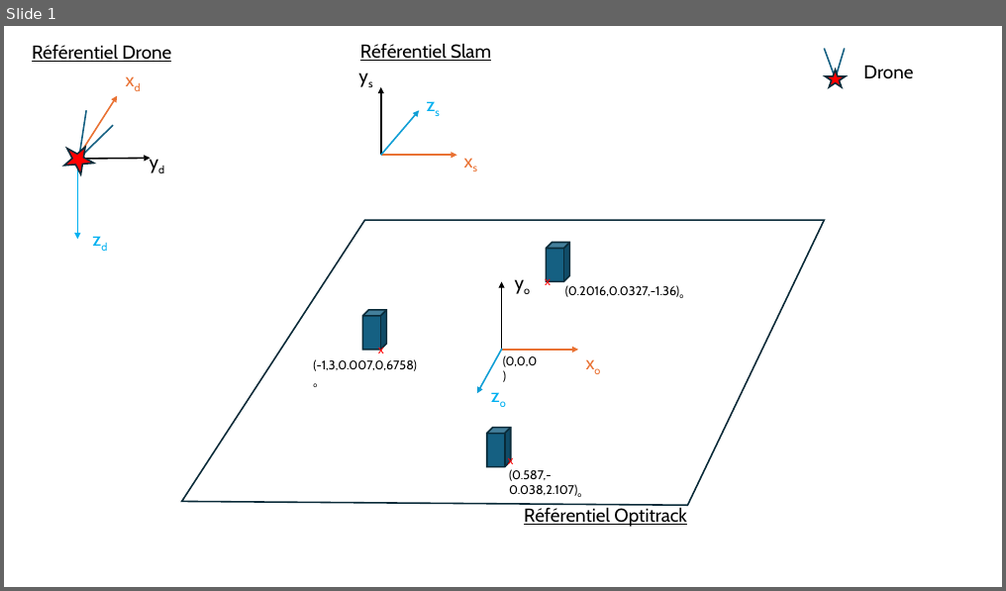
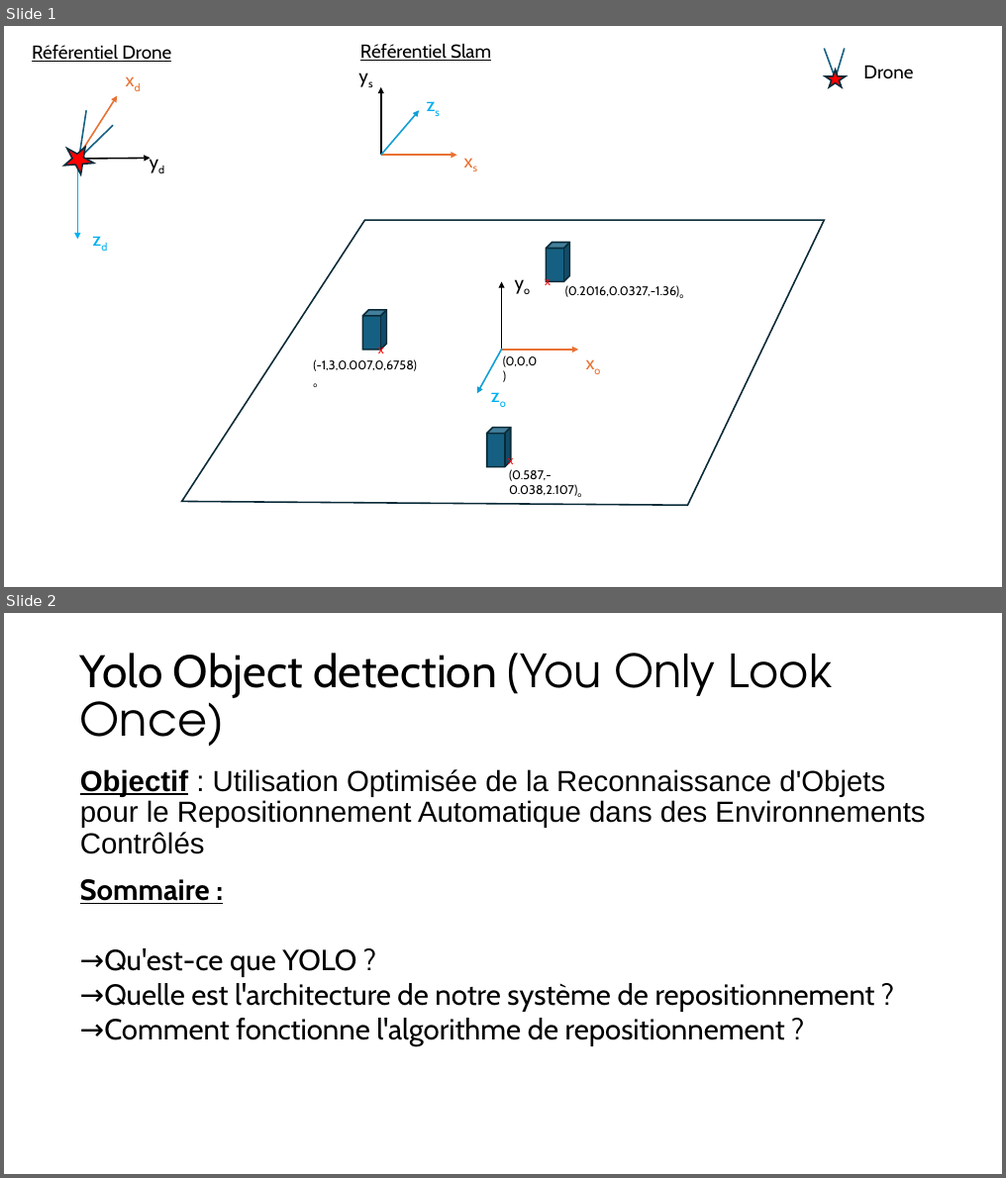
Before and after one commit to DroneSEN/Simulink_Tello_drone, a slide deck: Referentiel_Drone.pptx. Shown one above the other, each under a label of ours: slide 1 before the commit, slides 1 and 2 after it. The pictures are 1006x591 and 1006x1178 pixels, drawn with LibreOffice and Linux fonts; fonts in the diff are those of the drawing. Boxes give left, top, right and bottom in pixels: in the first picture for what was removed or moved away, otherwise in the second. Text is boxed around its words. In the diff, an @@ line names an element or a change of style, - is before the commit and + after.

```diff
--- a/Referentiel_Drone.pptx
+++ b/Referentiel_Drone.pptx
@@ slide 2 added at (4, 613, 1002, 1174), background #FFFFFF @@
@@ title added at (80, 653, 832, 746), 44 pt, text #000000 @@
+Yolo Object detection (You Only Look Once)
@@ text added at (80, 769, 925, 855), 28 pt, text #000000 @@
+Objectif : Utilisation Optimisée de la Reconnaissance d'Objets pour le Repositionnement Automatique dans des Environnements Contrôlés
@@ text added at (80, 879, 875, 1047), 28 pt, text #000000 @@
+Sommaire :
+→Qu'est-ce que YOLO ?
+→Quelle est l'architecture de notre système de repositionnement ?
+→Comment fonctionne l'algorithme de repositionnement ?
@@ slide 1 changed as well @@
@@ text removed at (524, 507, 687, 527) @@
-Référentiel Optitrack
```
Also in this commit, not shown: 8 other slides added, 9 slides removed.
